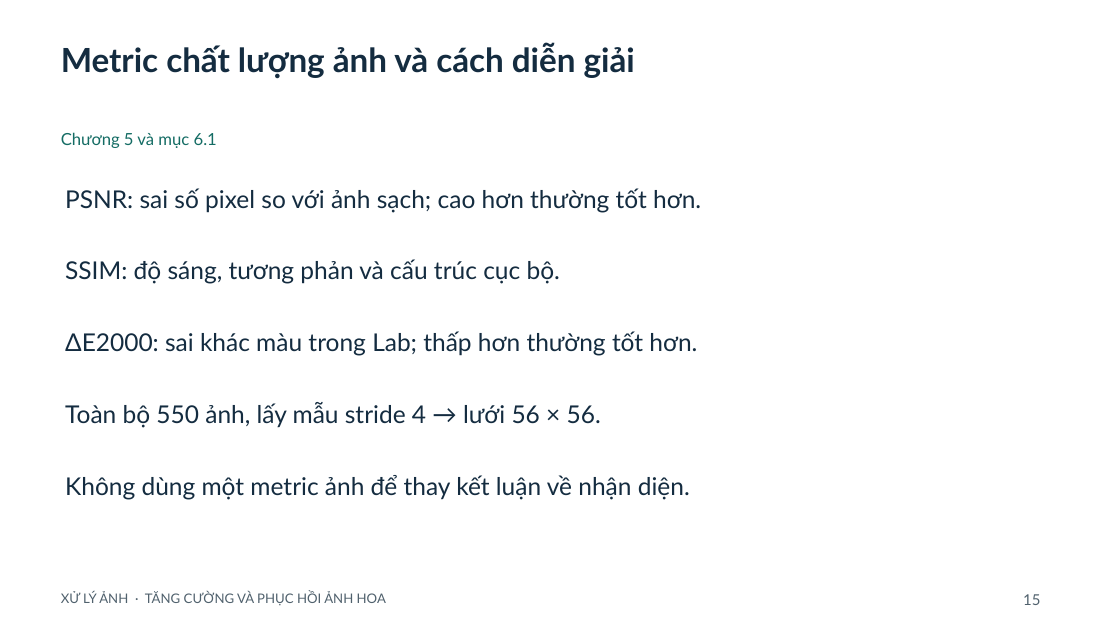
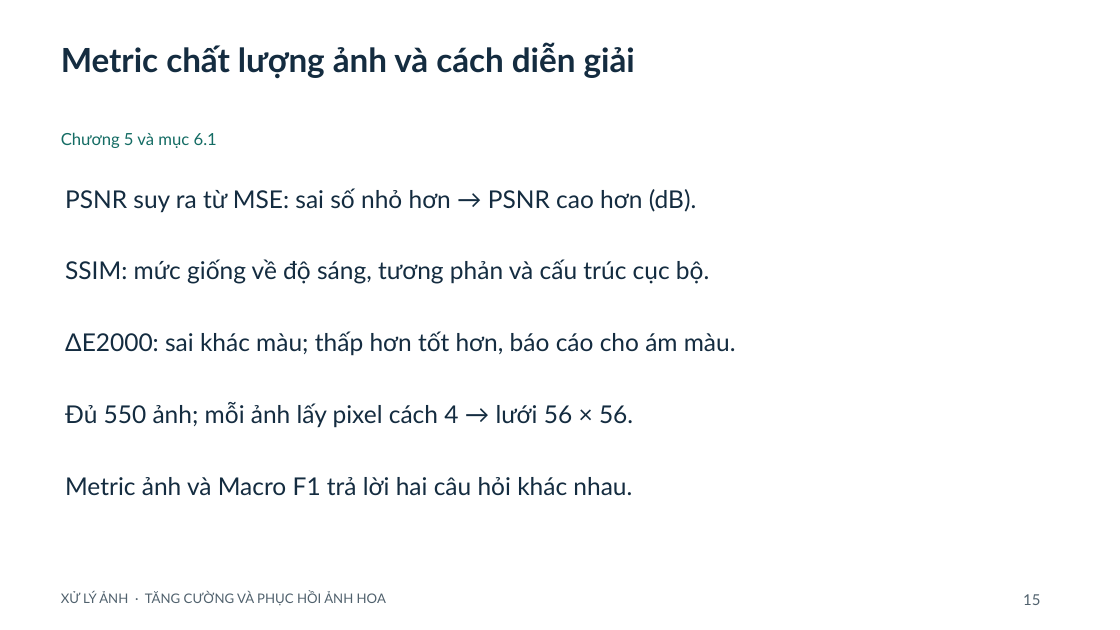
Before and after one commit to ngtd-2609/flower-image-restoration-cnn, a slide deck: slide 15 of docs/SLIDES_REVISED.pptx. Drawn at 1120x630 pixels with LibreOffice and Linux fonts; fonts in the diff are those of the drawing. Boxes give left, top, right and bottom in pixels: in the first picture for what was removed or moved away, otherwise in the second. Text is boxed around its words. In the diff, an @@ line names an element or a change of style, - is before the commit and + after.

```diff
--- a/docs/SLIDES_REVISED.pptx
+++ b/docs/SLIDES_REVISED.pptx
@@ text at bbox=[65, 188, 697, 213]: text changed @@
-PSNR: sai số pixel so với ảnh sạch; cao hơn thường tốt hơn.
+PSNR suy ra từ MSE: sai số nhỏ hơn → PSNR cao hơn (dB).
@@ text at bbox=[65, 259, 709, 284]: text changed @@
-SSIM: độ sáng, tương phản và cấu trúc cục bộ.
+SSIM: mức giống về độ sáng, tương phản và cấu trúc cục bộ.
@@ text at bbox=[65, 331, 736, 356]: text changed @@
-ΔE2000: sai khác màu trong Lab; thấp hơn thường tốt hơn.
+ΔE2000: sai khác màu; thấp hơn tốt hơn, báo cáo cho ám màu.
@@ text at bbox=[65, 402, 633, 428]: text changed @@
-Toàn bộ 550 ảnh, lấy mẫu stride 4 → lưới 56 × 56.
+Đủ 550 ảnh; mỗi ảnh lấy pixel cách 4 → lưới 56 × 56.
@@ text at bbox=[65, 477, 632, 496]: text changed @@
-Không dùng một metric ảnh để thay kết luận về nhận diện.
+Metric ảnh và Macro F1 trả lời hai câu hỏi khác nhau.
```
Also in this commit, not shown: 18 other slides changed, 4 other files.
